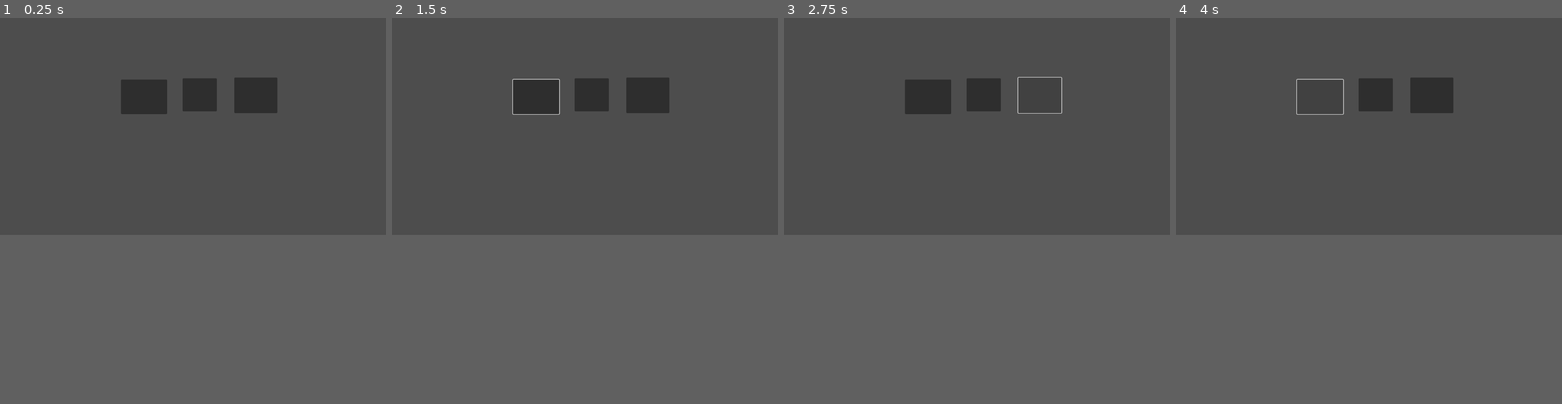
Above: before the commit, frames 1-4 (left to right).
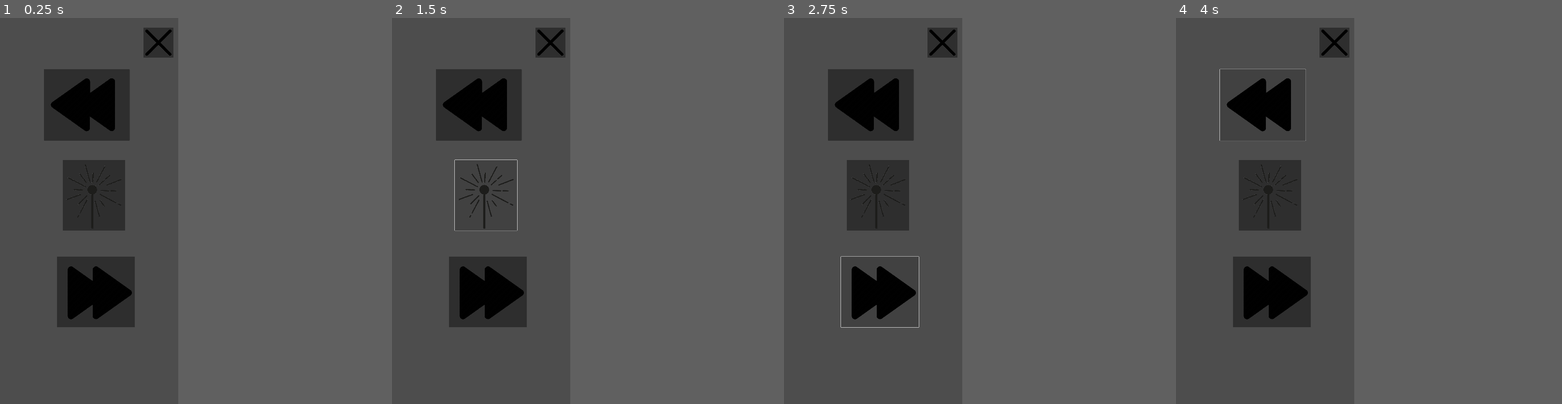
Above: after the commit, the same moments.

Repository: BamdadRashidi/Godot_remote
Game: Godot game, scene res://Scenes_and_Scripts/remote.tscn
Same seed, same stepped clock (60 frames per second), same inputs: the game is played once before the commit and once after it.
Inputs (mouse positions are in pixels of both pictures, inside the frame that each line leads up to; where the layout moved, square brackets give the same spot in the first picture):
- Up to frame 1 (0.25 s): no input
- Up to frame 2 (1.5 s): click (581, 68) [534, 95] at 0.5 s; click (596, 118) at 1.27 s
- Up to frame 3 (2.75 s): click (992, 172) [1038, 95] at 2 s
- Up to frame 4 (4 s): click (1384, 172) [1430, 95] at 2.75 s; click (1365, 68) [1318, 95] at 3.5 s
In our replay, the window is 799x449 before the commit and 369x799 after it. These sizes can differ from the game's own. Grey fills any space a smaller window leaves; there, only what the larger window draws over its background counts as a difference.

The runs differ from the first frame. In frame 1, 14% of the frame differs, in the area x 11-72%, y 2-81%; in frame 2, 11%; in frame 3, 11%; in frame 4, 11%.

Commit message:
rewrote the code

Diff:
--- /dev/null
+++ b/new-game-project/Scenes_and_Scripts/laseractivator.gd
@@ -0,0 +1,17 @@
+extends Button
+
+var peer = PacketPeerUDP.new()
+func _ready() -> void:
+	peer.set_dest_address("",4307)
+	peer.set_broadcast_enabled(true)
+
+
+
+func _on_button_down() -> void:
+	print('laser on')
+	peer.put_packet("lON".to_utf8_buffer())
+
+
+func _on_button_up() -> void:
+	print('laser off')
+	peer.put_packet("lOFF".to_utf8_buffer())
--- a/new-game-project/Scenes_and_Scripts/next.gd
+++ b/new-game-project/Scenes_and_Scripts/next.gd
@@ -1,21 +1,12 @@
 extends Button
 
-var socket = WebSocketPeer.new()
 
-
+var peer = PacketPeerUDP.new()
 func _ready() -> void:
-	socket.connect_to_url("ws://INSERT IP:4307") #insert IP address here
-
-
-
-
-func _process(delta: float) -> void:
-	pass
+	peer.set_dest_address("",4307)
+	peer.set_broadcast_enabled(true)
 
 
 func _on_pressed() -> void:
-	socket.poll()
-	print('nextUNCON')
-	if socket.get_ready_state() == WebSocketPeer.STATE_OPEN:
-		print('next')
-		socket.send_text("next")
+	print('next')
+	peer.put_packet("next".to_utf8_buffer())
--- a/new-game-project/Scenes_and_Scripts/previous.gd
+++ b/new-game-project/Scenes_and_Scripts/previous.gd
@@ -1,19 +1,11 @@
 extends Button
 
-var socket = WebSocketPeer.new()
+var peer = PacketPeerUDP.new()
 func _ready() -> void:
-	socket.connect_to_url("ws://INSERT IP:4307") #insert IP address here
-
-
-func _process(delta: float) -> void:
-	pass
-
-
+	peer.set_dest_address("",4307)
+	peer.set_broadcast_enabled(true)
 
 
 func _on_pressed() -> void:
-	socket.poll()
-	print('prevUNCON')
-	if socket.get_ready_state() == WebSocketPeer.STATE_OPEN:
-		print('prev')
-		socket.send_text("previous")
+	print('previous')
+	peer.put_packet("previous".to_utf8_buffer())
--- a/new-game-project/Scenes_and_Scripts/quit.gd
+++ b/new-game-project/Scenes_and_Scripts/quit.gd
@@ -1,17 +1,12 @@
 extends Button
 
-var socket = WebSocketPeer.new()
+var peer = PacketPeerUDP.new()
 func _ready() -> void:
-	socket.connect_to_url("ws://INSERT IP:4307") #insert IP address here
+	peer.set_dest_address("",4307)
+	peer.set_broadcast_enabled(true)
 
-
-func _process(delta: float) -> void:
-	pass
 
 
 func _on_pressed() -> void:
-	socket.poll()
-	print('quitUNCON')
-	if socket.get_ready_state() == WebSocketPeer.STATE_OPEN:
-		print('quit')
-		socket.send_text("quit")
+	print('quit')
+	peer.put_packet("quit".to_utf8_buffer())
--- a/new-game-project/Scenes_and_Scripts/remote.tscn
+++ b/new-game-project/Scenes_and_Scripts/remote.tscn
@@ -1,32 +1,50 @@
-[gd_scene load_steps=4 format=3 uid="uid://dyb1u4vqbrjmj"]
+[gd_scene load_steps=9 format=3 uid="uid://dyb1u4vqbrjmj"]
 
 [ext_resource type="Script" path="res://Scenes_and_Scripts/next.gd" id="1_2s7pg"]
+[ext_resource type="Texture2D" uid="uid://i7rijgl3sc38" path="res://Icons/quit.png" id="1_g6lrg"]
 [ext_resource type="Script" path="res://Scenes_and_Scripts/quit.gd" id="1_mswdg"]
+[ext_resource type="Texture2D" uid="uid://dof500hqa0875" path="res://Icons/next.png" id="2_m3uh4"]
 [ext_resource type="Script" path="res://Scenes_and_Scripts/previous.gd" id="2_q2erf"]
+[ext_resource type="Texture2D" uid="uid://c4uhg28h3jee3" path="res://Icons/prev.png" id="3_43kn0"]
+[ext_resource type="Script" path="res://Scenes_and_Scripts/laseractivator.gd" id="4_idtk3"]
+[ext_resource type="Texture2D" uid="uid://dxkv0w0yuxgxi" path="res://Icons/laser.png" id="7_asvw1"]
 
 [node name="Node2D" type="Node2D"]
 
 [node name="quit" type="Button" parent="."]
-offset_left = 545.0
-offset_top = 180.0
-offset_right = 647.0
-offset_bottom = 279.0
+offset_left = 869.0
+offset_top = 59.0
+offset_right = 1051.0
+offset_bottom = 241.0
+icon = ExtResource("1_g6lrg")
 script = ExtResource("1_mswdg")
 
 [node name="next" type="Button" parent="."]
-offset_left = 699.0
-offset_top = 178.0
-offset_right = 828.0
-offset_bottom = 284.0
+offset_left = 345.0
+offset_top = 1447.0
+offset_right = 817.0
+offset_bottom = 1875.0
+icon = ExtResource("2_m3uh4")
 script = ExtResource("1_2s7pg")
 
 [node name="previous" type="Button" parent="."]
-offset_left = 361.0
-offset_top = 184.0
-offset_right = 499.0
-offset_bottom = 287.0
+offset_left = 266.0
+offset_top = 311.0
+offset_right = 786.0
+offset_bottom = 743.0
+icon = ExtResource("3_43kn0")
 script = ExtResource("2_q2erf")
+
+[node name="laseractivator" type="Button" parent="."]
+offset_left = 380.0
+offset_top = 861.0
+offset_right = 758.0
+offset_bottom = 1288.0
+icon = ExtResource("7_asvw1")
+script = ExtResource("4_idtk3")
 
 [connection signal="pressed" from="quit" to="quit" method="_on_pressed"]
 [connection signal="pressed" from="next" to="next" method="_on_pressed"]
 [connection signal="pressed" from="previous" to="previous" method="_on_pressed"]
+[connection signal="button_down" from="laseractivator" to="laseractivator" method="_on_button_down"]
+[connection signal="button_up" from="laseractivator" to="laseractivator" method="_on_button_up"]
--- a/new-game-project/project.godot
+++ b/new-game-project/project.godot
@@ -15,6 +15,23 @@
 config/features=PackedStringArray("4.3", "Mobile")
 config/icon="res://icon.svg"
 
+[display]
+
+window/size/viewport_width=1080
+window/size/viewport_height=2340
+window/stretch/mode="canvas_items"
+window/handheld/orientation=1
+
+[gui]
+
+common/snap_controls_to_pixels=false
+fonts/dynamic_fonts/use_oversampling=false
+
 [rendering]
 
 renderer/rendering_method="mobile"
+textures/vram_compression/import_etc2_astc=true
+textures/stretch/scale=1.0
+textures/stretch/mode="canvas_items"
+textures/dynamic_fonts/use_oversampling=true
+textures/snap_controls_to_pixels=true
Binary file added: new-game-project/Icons/laser.png
Not shown, added: new-game-project/Icons/laser.png.import
Binary file added: new-game-project/Icons/next.png
Not shown, added: new-game-project/Icons/next.png.import
Not shown, added: new-game-project/Icons/nextOrprev.png.import
Binary file added: new-game-project/Icons/prev.png
Not shown, added: new-game-project/Icons/prev.png.import
Binary file added: new-game-project/Icons/quit.png
Not shown, added: new-game-project/Icons/quit.png.import
Not shown, changed: python/server.py
